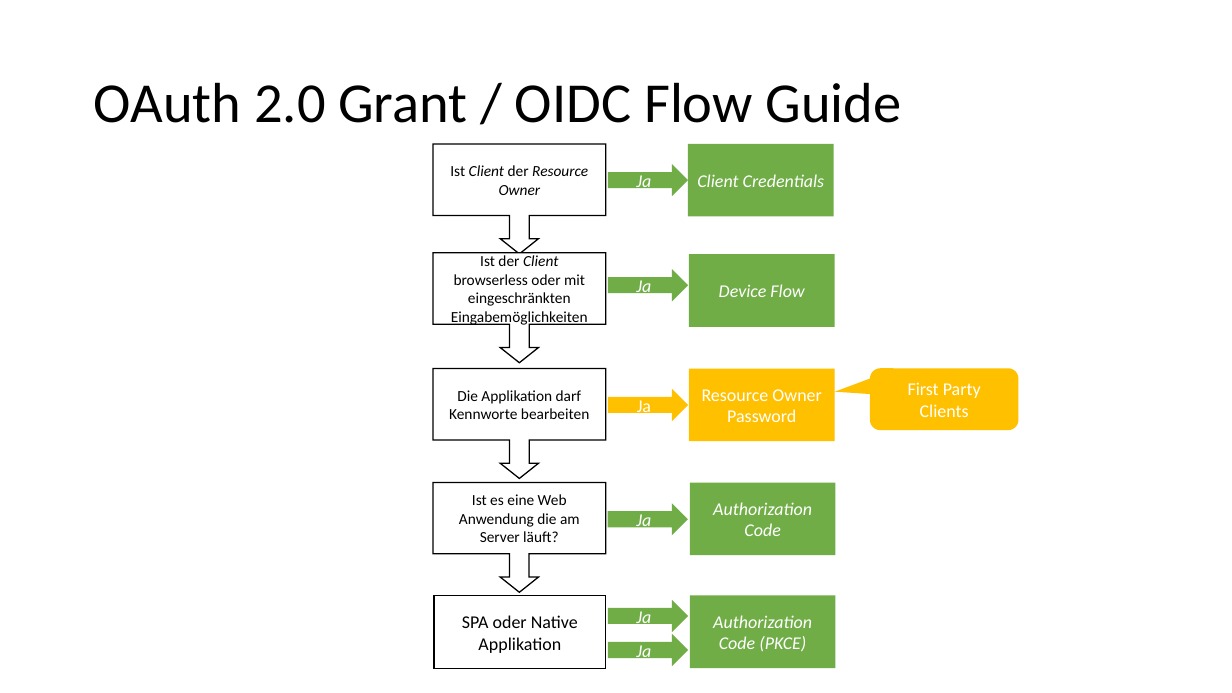
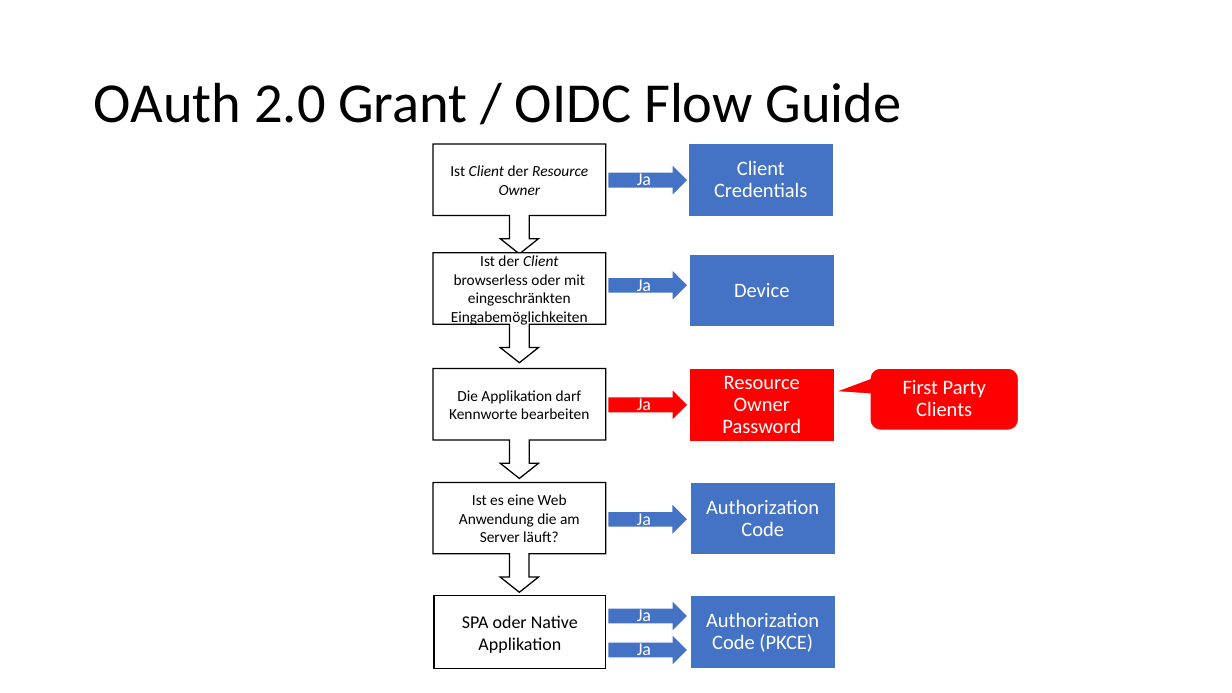
Before and after one commit to danielwagn3r/openid-workshop, a slide deck: slide 47 of OpenID Connect & OAuth.pptx. Drawn at 1232x693 pixels with LibreOffice and Linux fonts; fonts in the diff are those of the drawing. Boxes give left, top, right and bottom in pixels: in the first picture for what was removed or moved away, otherwise in the second. Text is boxed around its words. In the diff, an @@ line names an element or a change of style, - is before the commit and + after.

```diff
--- a/OpenID Connect & OAuth.pptx
+++ b/OpenID Connect & OAuth.pptx
@@ rectangle "Device" at <box>689,254,836,327</box>: fill #70AD47 to #4472C4; outline none to #FFFFFF 1 pt @@
@@ text in rectangle at <box>734,283,789,297</box>: text changed; size 14 to 16 pt; italic off @@
-Device Flow
+Device
@@ right arrow "Ja" at <box>608,389,689,421</box>: line spacing 1 to 0.9; more space between paragraphs; fill #FFC000 to #FF0000; outline none to #FFFFFF 1 pt @@
@@ rectangle "Resource Owner Password" at <box>689,369,836,442</box>: size 14 to 16 pt; line spacing 1 to 0.9; more space between paragraphs; fill #FFC000 to #FF0000; outline none to #FFFFFF 1 pt @@
@@ rounded speech box "First Party Clients" at <box>871,369,1019,431</box>: size 14 to 16 pt; line spacing 1 to 0.9; more space between paragraphs; fill #FFC000 to #FF0000; outline none to #FFFFFF 1 pt @@
@@ size 14 to 16 pt, italic off; line spacing 1 to 0.9; more space between paragraphs; fill #70AD47 to #4472C4; outline none to #FFFFFF 1 pt in 3 elements at <box>689,144,835,217</box>, <box>690,595,836,668</box>, <box>690,482,836,555</box> @@
@@ italic off; line spacing 1 to 0.9; more space between paragraphs; fill #70AD47 to #4472C4; outline none to #FFFFFF 1 pt in 5 elements at <box>608,165,689,197</box>, <box>608,269,689,301</box>, <box>608,504,689,536</box>, <box>608,600,689,632</box>, <box>608,634,689,666</box> @@
```
Also in this commit, not shown: 15 other slides changed, 1 slide added, 1 slide removed.
